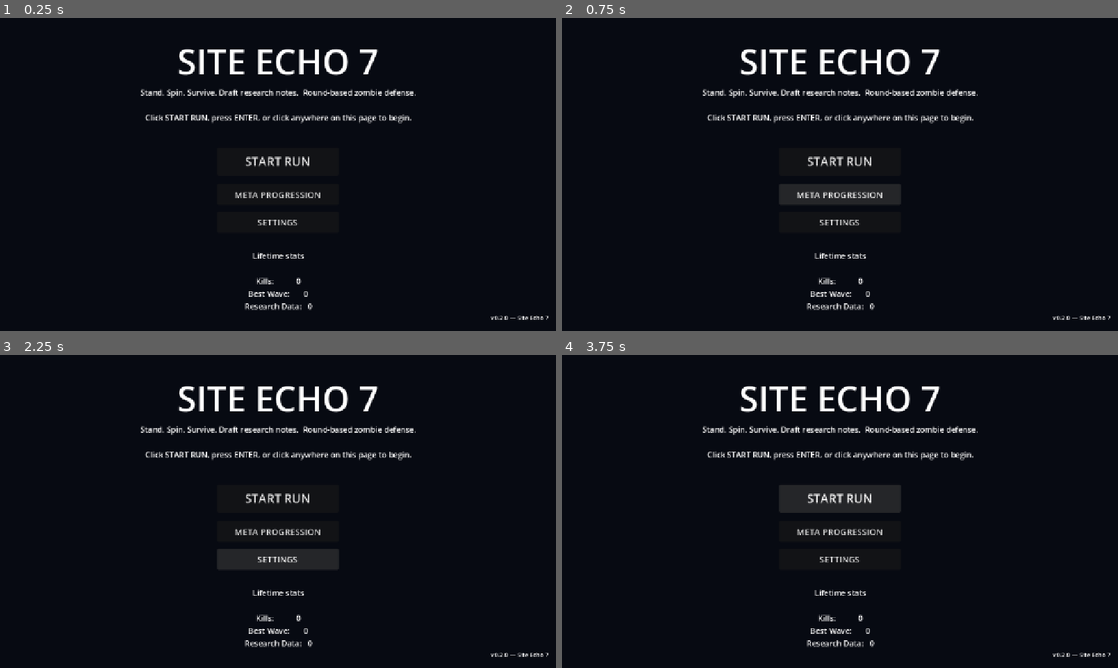
Above: before the commit, frames 1-4 (two rows, left to right).
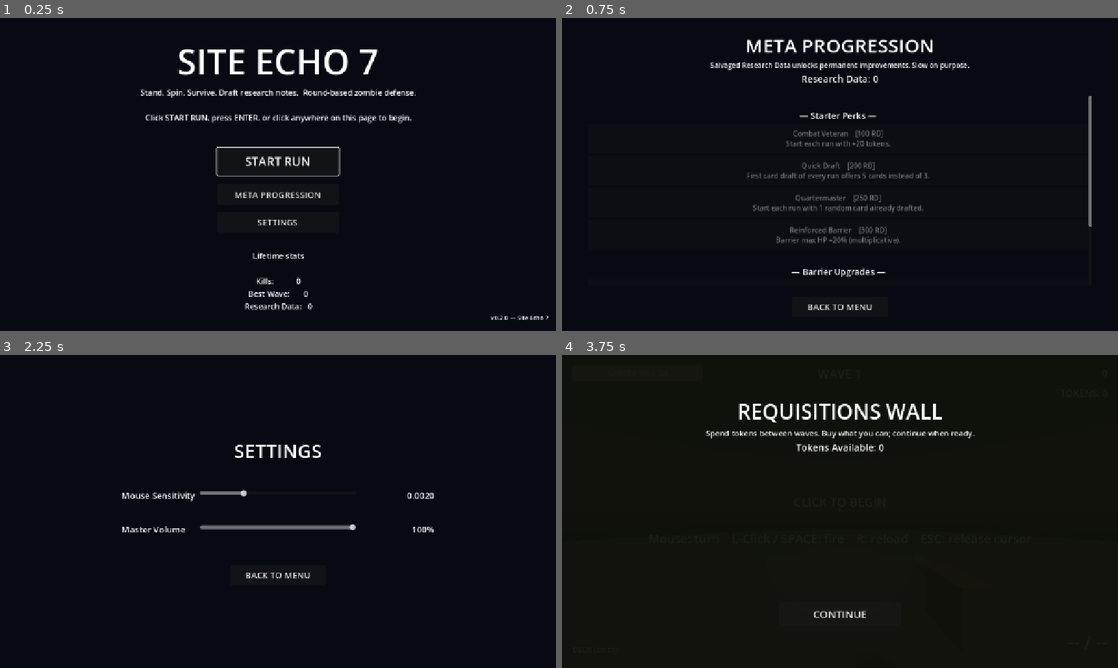
Above: after the commit, the same moments.

Repository: Josh-Buck/site-echo-7
Game: Godot game, scene res://scenes/ui/TitleScreen.tscn
The game is run twice, just before and just after one commit, with the same random seed, the same clock (stepped at 60 frames per second) and the same inputs.
Inputs (mouse positions are in pixels of both pictures, inside the frame that each line leads up to):
- Up to frame 1 (0.25 s): no input
- Up to frame 2 (0.75 s): click "META PROGRESSION" at 0.5 s
- Up to frame 3 (2.25 s): click (278, 642) at 1.25 s, where only the run after the commit has a clickable "BACK TO MENU"; click "SETTINGS" at 2 s
- Up to frame 4 (3.75 s): click (840, 574) at 2.75 s, where only the run after the commit has a clickable "BACK TO MENU"; click "START RUN" at 3.5 s

The runs differ from the first frame. In frame 1, 0.2% of the frame differs, in the area x 38-62%, y 41-51%; in frame 2, 7.0%, in the area x 25-99%, y 6-97%; in frame 3, 5.9%; in frame 4, 6.7%.
Error after the commit: Parse Error: Cannot infer the type of "mag" variable because the value doesn't have a set type. (res://scenes/ui/Shop.gd:88)

Commit message:
Fix: attach scripts to TitleScreen / MetaScreen / SettingsScreen root nodes (this is why nothing worked)

Diff:
--- a/scenes/ui/MetaScreen.tscn
+++ b/scenes/ui/MetaScreen.tscn
@@ -6,6 +6,7 @@
 bg_color = Color(0.03, 0.04, 0.07, 1)
 
 [node name="MetaScreen" type="Control"]
+script = ExtResource("1_meta")
 anchors_preset = 15
 anchor_right = 1.0
 anchor_bottom = 1.0
--- a/scenes/ui/SettingsScreen.tscn
+++ b/scenes/ui/SettingsScreen.tscn
@@ -6,6 +6,7 @@
 bg_color = Color(0.03, 0.04, 0.07, 1)
 
 [node name="SettingsScreen" type="Control"]
+script = ExtResource("1_set")
 anchors_preset = 15
 anchor_right = 1.0
 anchor_bottom = 1.0
--- a/scenes/ui/TitleScreen.tscn
+++ b/scenes/ui/TitleScreen.tscn
@@ -6,6 +6,7 @@
 bg_color = Color(0.03, 0.04, 0.07, 1)
 
 [node name="TitleScreen" type="Control"]
+script = ExtResource("1_title")
 anchors_preset = 15
 anchor_right = 1.0
 anchor_bottom = 1.0
